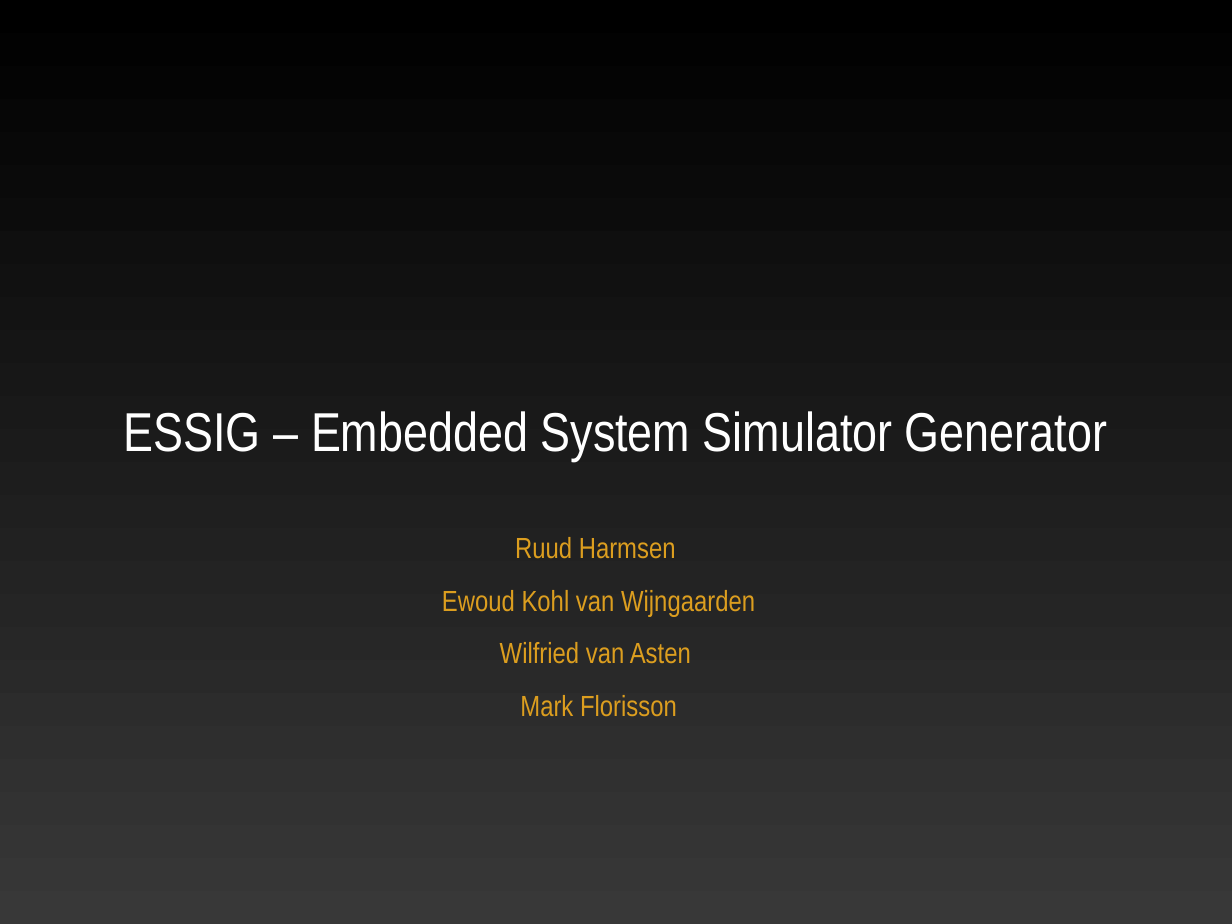
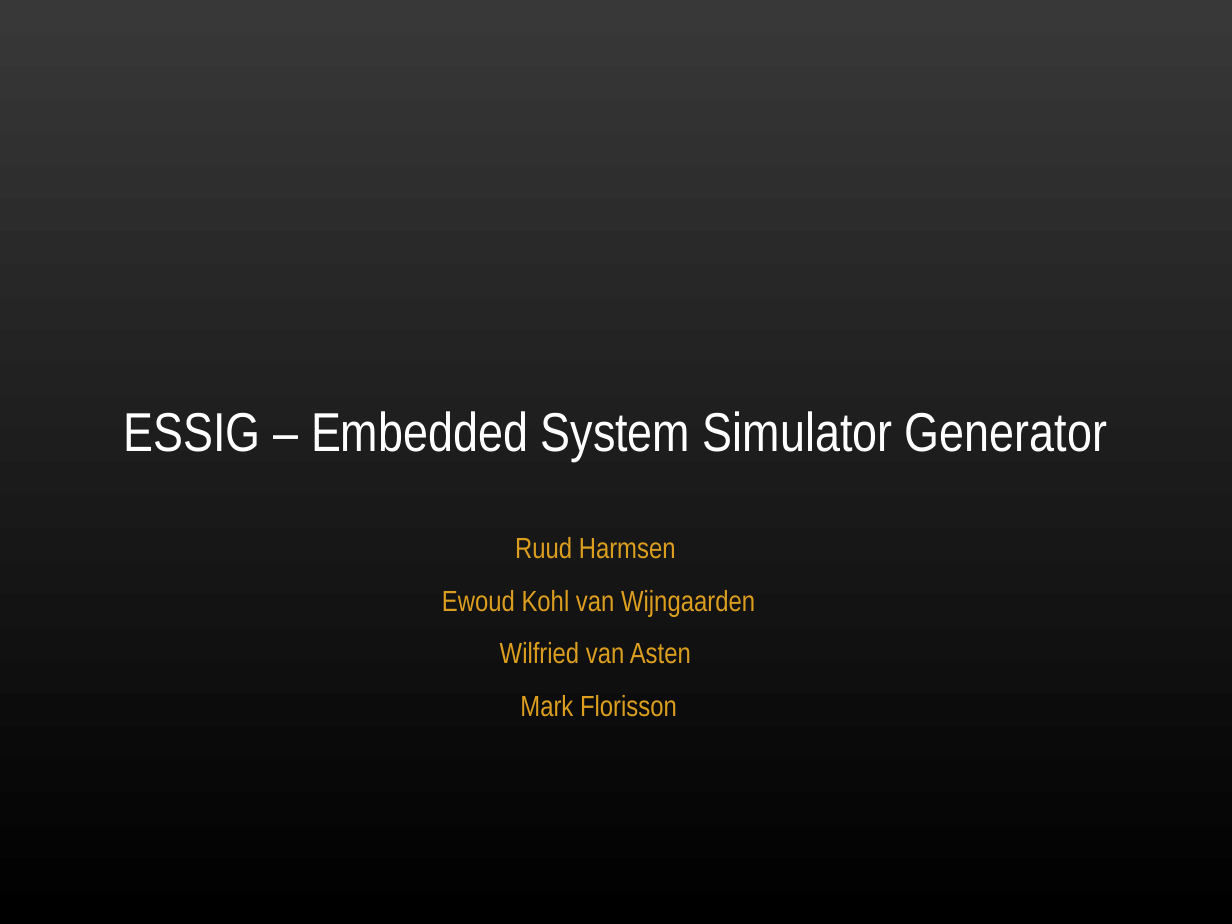
Before and after one commit to ekohl/essig, a slide deck: slide 1 of presentation/essig.ppt. Drawn at 1232x924 pixels with LibreOffice and Linux fonts; fonts in the diff are those of the drawing; background and template pictures are left out. Boxes give left, top, right and bottom in pixels: in the first picture for what was removed or moved away, otherwise in the second. Text is boxed around its words. In the diff, an @@ line names an element or a change of style, - is before the commit and + after.

```diff
--- a/presentation/essig.ppt
+++ b/presentation/essig.ppt
@@ background gradient #000000 to #383838 to gradient #383838 to #000000 @@
```
Also in this commit, not shown: 1 slide added.
